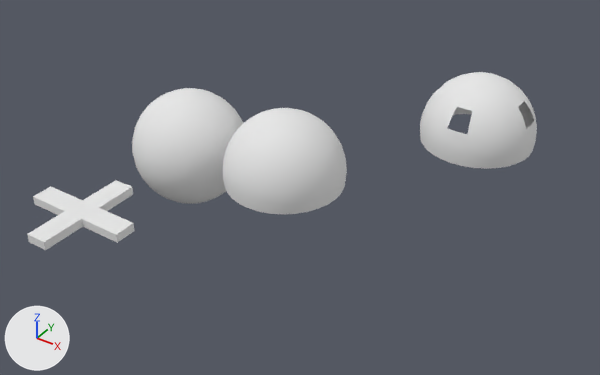
What one commit did to the Blender file broken/blender/brokendev.blend.
One viewpoint serves both versions: a 50 mm camera at (8.67, -9.32, 7.16) aimed at (2.35, -0.08, 0.04). The lights are fixed; the arrows at lower left show +X, +Y and +Z. The same objects are shown in both versions, whatever each file hides.

Script lines for the objects in view, before the commit:
```python
me_outerworldmesh = bpy.data.meshes.new('outerworldmesh')
me_outerworldmesh.from_pydata(...)  # a UV sphere (32 segments, 16 rings, poles along z) spanning x -1.0..1.0, y -1.0..1.0, z -1.0..1.0
me_outerworldmesh.polygons.foreach_set('use_smooth', [True] * 512)
me_outerworldmesh.materials.append(mat_outerworld0)  # white #e7e7e7
me_sporemesh = bpy.data.meshes.new('sporemesh')
me_sporemesh.from_pydata(...)  # 289 vertices, 288 faces; spans x -1.0..1.0, y -1.0..1.0, z 0.0..1.2
me_sporemesh.polygons.foreach_set('use_smooth', [True] * 288)
me_sporemesh.materials.append(mat_sporemat0)  # white #e7e7e7
me_sporemesh_001 = bpy.data.meshes.new('sporemesh.001')
me_sporemesh_001.from_pydata(...)  # 285 vertices, 272 faces; spans x -1.0..1.0, y -1.0..1.0, z 0.0..1.2
me_sporemesh_001.polygons.foreach_set('use_smooth', [True] * 272)
me_sporemesh_001.materials.append(mat_sporemat0)  # white #e7e7e7
ob_defaultspore = bpy.data.objects.new('defaultspore', me_sporemesh)
ob_defaultspore.location = (2.0, 0.0, 0.0)
ob_defaultsporewithholes = bpy.data.objects.new('defaultsporewithholes', me_sporemesh_001)
ob_defaultsporewithholes.location = (4.0, 3.0, 0.0)
ob_outerworld = bpy.data.objects.new('outerworld', me_outerworldmesh)
ob_outerworld.location = (0.0, 0.0, 0.0)
# also in view: 'plus' at (0.0, -2.51, 0.0)
```
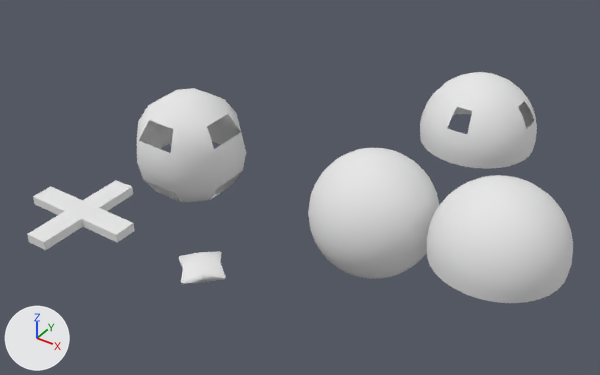
Boxes (x1, y1, x2, y2) around the edits, measured in the pictures (600 x 375 px):
'defaultspore', moved: before (223, 108, 347, 214); after (427, 175, 573, 303)
'outerworld', moved: before (132, 88, 243, 204); after (308, 148, 439, 279)
'holicell', added: after (137, 88, 246, 202)
'mover', added: after (179, 251, 226, 284)

Patch to the scene script:
```diff
--- a/broken/blender/brokendev.blend.py
+++ b/broken/blender/brokendev.blend.py
@@ mat_holicellmat0 @@
+mat_holicellmat0 = diffuse_material('holicellmat0')
+mat_holicellmat0.base_color = (0.8, 0.8, 0.8)  # white #e7e7e7
@@ mat_movermat0 @@
+mat_movermat0 = diffuse_material('movermat0')
+mat_movermat0.base_color = (0.8, 0.8, 0.8)  # white #e7e7e7
@@ me_holicellmesh @@
+me_holicellmesh.from_pydata(...)  # 58 vertices, 56 faces; spans x -0.93..0.93, y -0.93..0.93, z -1.0..1.0
+me_holicellmesh.polygons.foreach_set('use_smooth', [True] * 56)
+me_holicellmesh.materials.append(mat_holicellmat0)  # white #e7e7e7
@@ me_movermesh @@
+me_movermesh.from_pydata(...)  # 24 vertices, 22 faces; spans x -2.29..2.29, y -2.29..2.29, z -1.0..1.0
+me_movermesh.polygons.foreach_set('use_smooth', [True] * 22)
+me_movermesh.materials.append(mat_movermat0)  # white #e7e7e7
@@ ob_outerworld @@
 ob_outerworld = bpy.data.objects.new('outerworld', me_outerworldmesh)
-ob_outerworld.location = (0.0, 0.0, 0.0)
+ob_outerworld.location = (3.66, 0.0, 0.0)
@@ ob_defaultspore @@
 ob_defaultspore = bpy.data.objects.new('defaultspore', me_sporemesh)
-ob_defaultspore.location = (2.0, 0.0, 0.0)
+ob_defaultspore.location = (5.66, 0.0, 0.0)
@@ ob_holicell @@
+ob_holicell = bpy.data.objects.new('holicell', me_holicellmesh)
+ob_holicell.location = (0.0, 0.0, 0.0)
@@ ob_mover @@
+ob_mover = bpy.data.objects.new('mover', me_movermesh)
+ob_mover.location = (2.36, -2.51, 0.0)
+ob_mover.scale = (0.18, 0.18, 0.072)
```
